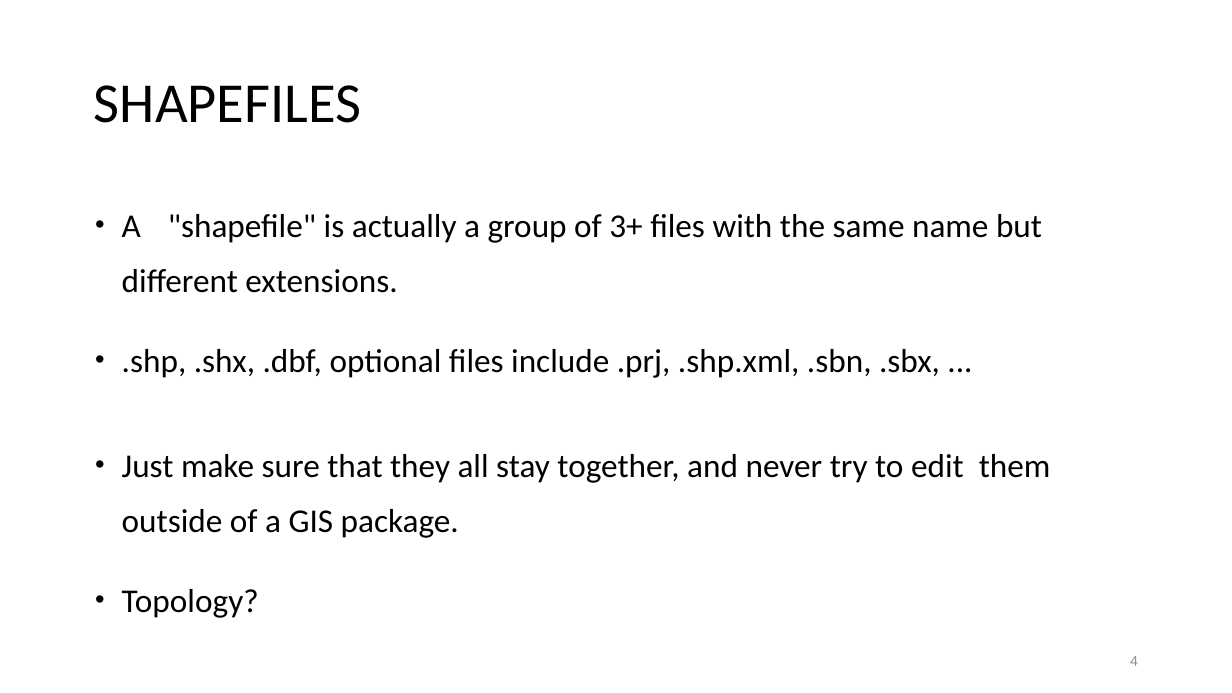
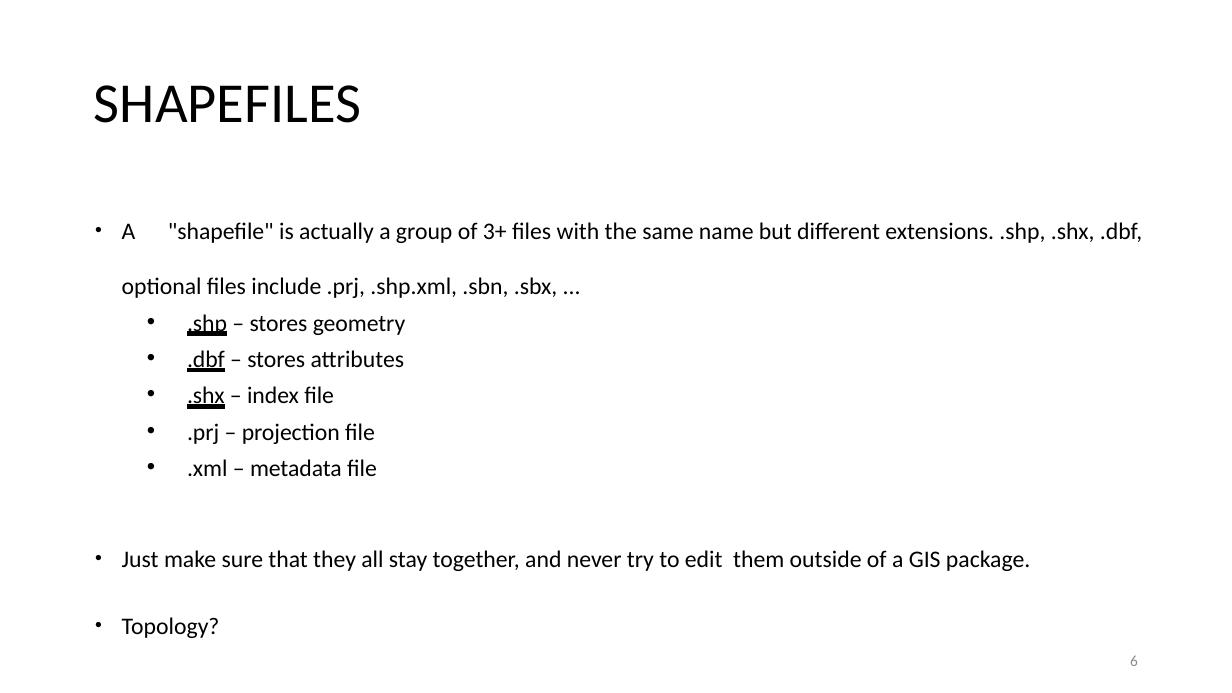
Before and after one commit to rcc-uchicago/SpatialStatistics_R, a slide deck: slide 6 of A QUICK INTRODUCTION TO SPATIAL STATISTICS.pptx (slide 4 before the commit). Drawn at 1232x693 pixels with LibreOffice and Linux fonts; fonts in the diff are those of the drawing. Boxes give left, top, right and bottom in pixels: in the first picture for what was removed or moved away, otherwise in the second. Text is boxed around its words. In the diff, an @@ line names an element or a change of style, - is before the commit and + after.

Commit message:
updated slides

```diff
--- a/A QUICK INTRODUCTION TO SPATIAL STATISTICS.pptx
+++ b/A QUICK INTRODUCTION TO SPATIAL STATISTICS.pptx
@@ text at bbox=[122, 222, 1142, 476]: text changed; size 25.9 to 18.5 pt @@
-• A "shapefile" is actually a group of 3+ files with the same name but different extensions.
-• .shp, .shx, .dbf, optional files include .prj, .shp.xml, .sbn, .sbx, ...
+• A "shapefile" is actually a group of 3+ files with the same name but different extensions. .shp, .shx, .dbf, optional files include .prj, .shp.xml, .sbn, .sbx, ...
+  • .shp – stores geometry
+  • .dbf – stores attributes
+  • .shx – index file
+  • .prj – projection file
+  • .xml – metadata file
@@ text at bbox=[122, 550, 1030, 638]: size 25.9 to 18.5 pt in "Just make sure that they all stay ...", "Topology?"; line spacing 0.9 to 0.8 @@
@@ page number at bbox=[1130, 655, 1138, 666]: text changed @@
-4
+6
```
Also in this commit, not shown: 4 other slides changed, 17 slides added, 5 other files.
